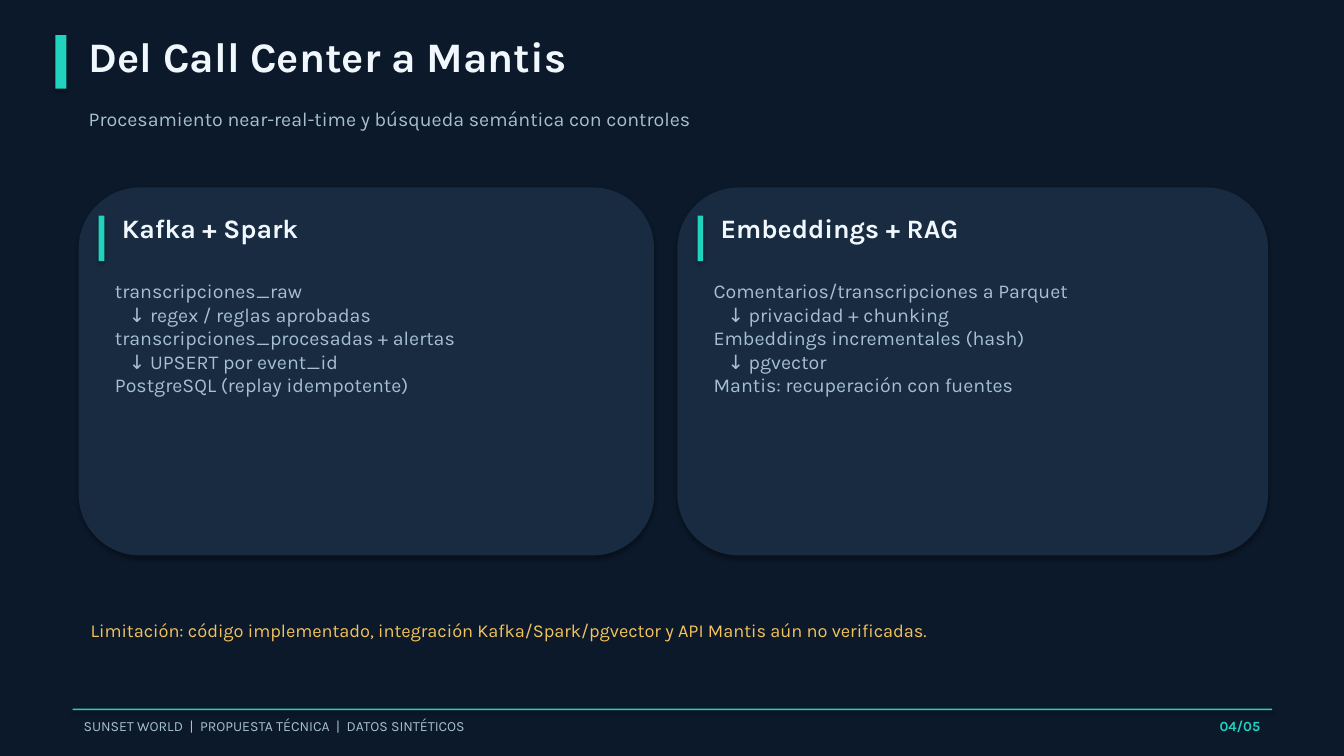
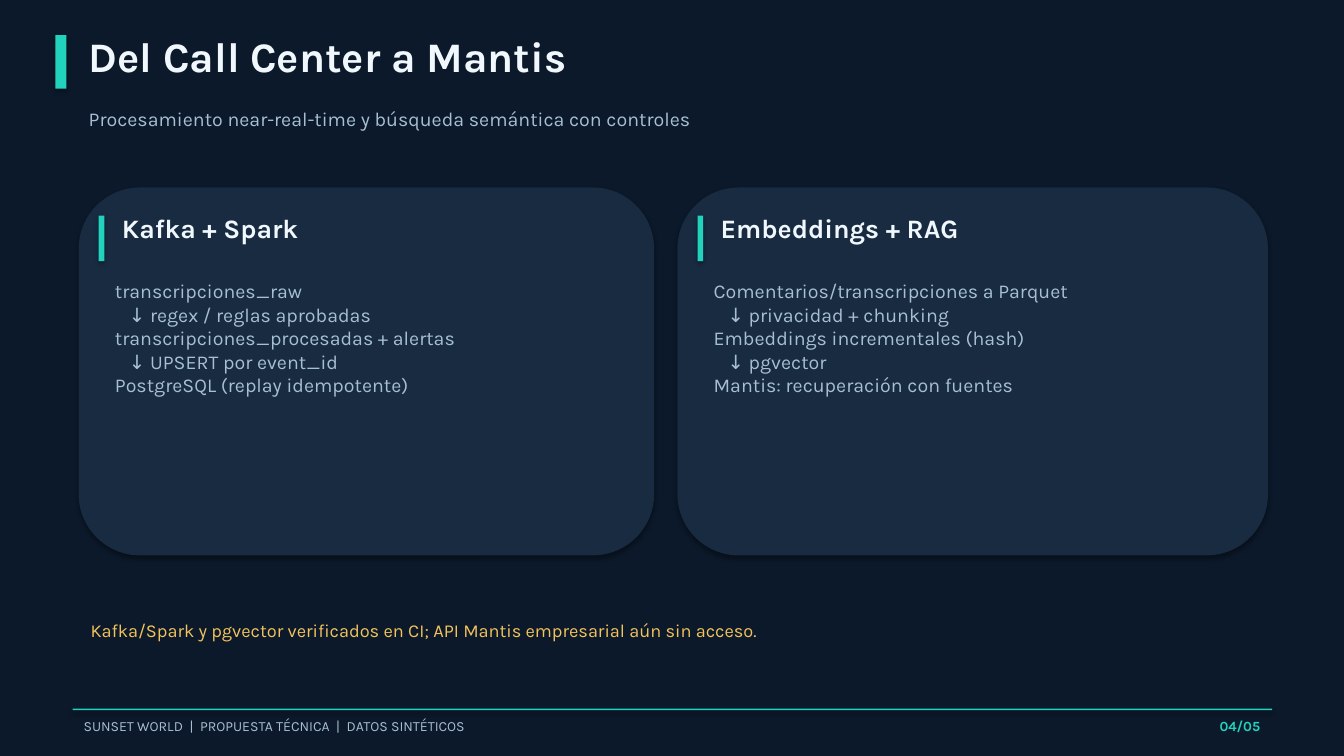
Before and after one commit to jairdiazrios95-web/sunset-world-data-platform, a slide deck: slide 4 of deliverables/Sunset_World_Presentacion_Ejecutiva.pptx. Drawn at 1344x756 pixels with LibreOffice and Linux fonts; fonts in the diff are those of the drawing. Boxes give left, top, right and bottom in pixels: in the first picture for what was removed or moved away, otherwise in the second. Text is boxed around its words. In the diff, an @@ line names an element or a change of style, - is before the commit and + after.

```diff
--- a/deliverables/Sunset_World_Presentacion_Ejecutiva.pptx
+++ b/deliverables/Sunset_World_Presentacion_Ejecutiva.pptx
@@ text at <box>91,623,757,642</box>: text changed @@
-Limitación: código implementado, integración Kafka/Spark/pgvector y API Mantis aún no verificadas.
+Kafka/Spark y pgvector verificados en CI; API Mantis empresarial aún sin acceso.
```
Also in this commit, not shown: 4 other slides changed, 2 other files.
